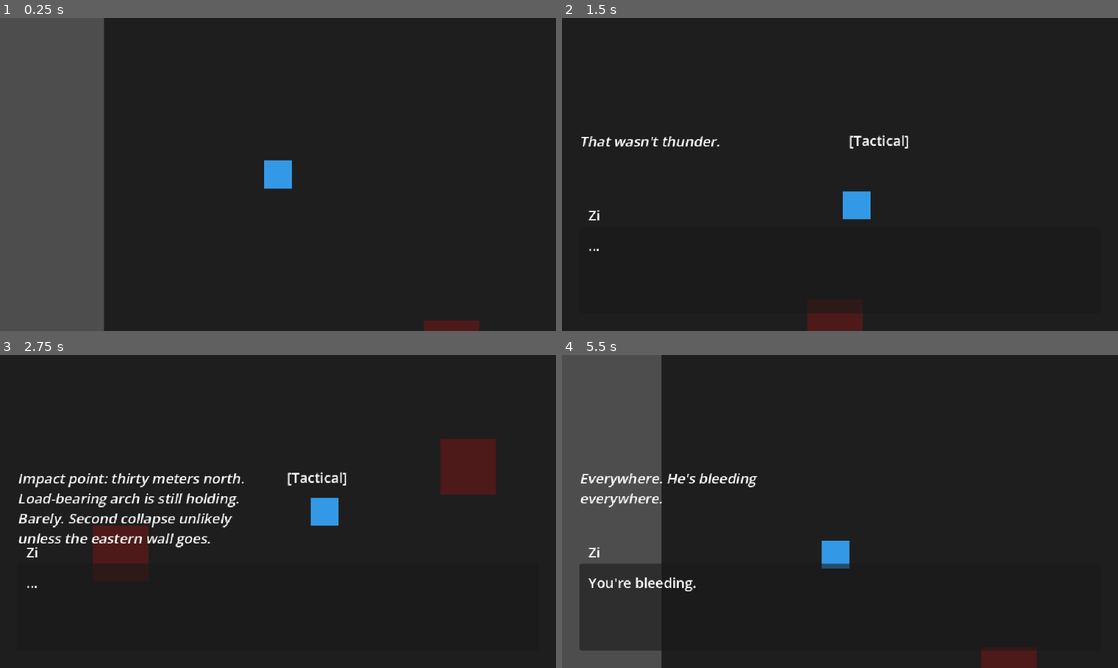
Above: before the commit, frames 1-4 (two rows, left to right).
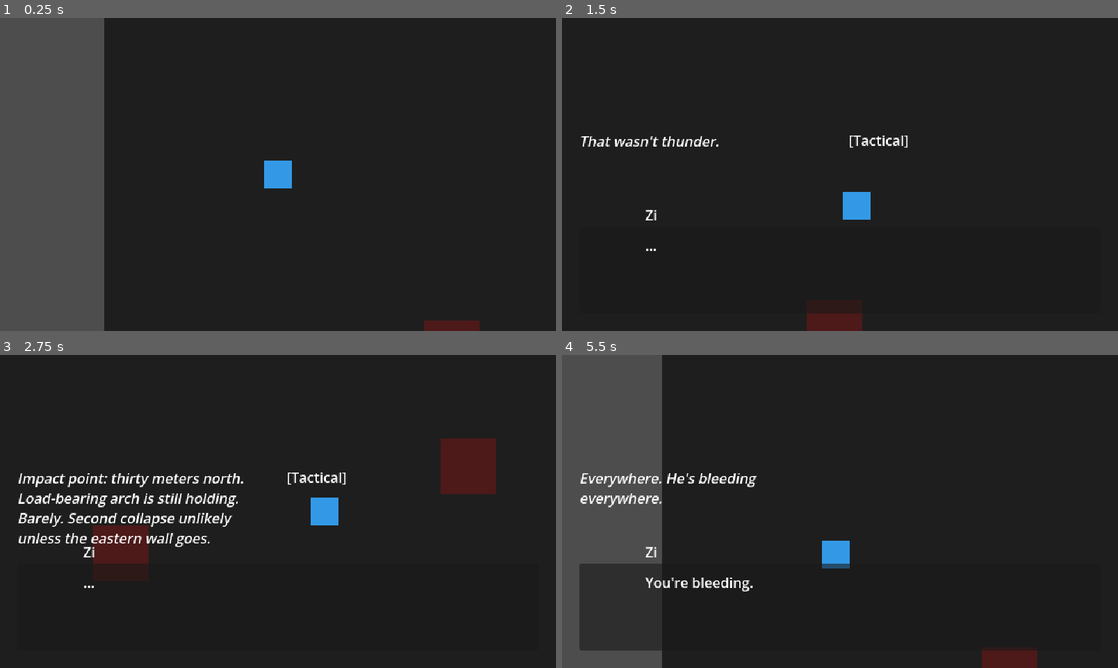
Above: after the commit, the same moments.

Repository: sheetalakadam/blink-in-the-bramble
Game: Godot game, scene res://scenes/world/NaevoriaRuins.tscn
The game is run twice, just before and just after one commit, with the same random seed, the same clock (stepped at 60 frames per second) and the same inputs.
Inputs:
- Up to frame 1 (0.25 s): no input
- Up to frame 2 (1.5 s): tap Enter (ui_accept) at 0.5, 0.77 s; hold Right (ui_right) 0.53-1.28 s; hold Down (ui_down) from 1.28 s (still down)
- Up to frame 3 (2.75 s): tap Enter (ui_accept) at 1.52 s; release Down (ui_down) at 2.03 s; hold Right (ui_right) from 2.03 s (still down)
- Up to frame 4 (5.5 s): release Right (ui_right) at 2.78 s; hold Up (ui_up) 2.78-3.53 s; tap Enter (ui_accept) at 3.02, 3.77, 4.52 s; hold Left (ui_left) 3.53-5.03 s; hold Down (ui_down) from 5.03 s (still down)

The runs differ from the first frame. In frame 1, less than 0.1% of the frame differs, in the area x 47-53%, y 45-55%; in frame 2, 0.6%; in frame 3, 2.5%, in the area x 3-90%, y 26-75%; in frame 4, 1.4%.

Commit message:
feat: add art pipeline infrastructure with TDD
Set up the asset loading pipeline for pixel art sprites, portraits,
and tilesets so custom art can be dropped in without code changes.

- SpriteLoader.gd: static helper that loads sprites/portraits/tilesets
  with graceful null fallback when files are missing
- DialogueUI portrait support: PortraitRect in DialogueBox.tscn (64x64,
  hidden by default), DialogueUI reads portrait_state from line_data
- WorldTemplate.tscn: TileMapLayer-ready base scene for future worlds
- Asset directory structure: sprites/characters, sprites/enemies,
  portraits, tilesets, audio/bgm, audio/sfx
- Fix pixel-perfect rendering: stretch mode changed from canvas_items
  to viewport
- Tests: SpriteLoader null returns, directory existence, pixel settings,
  DialogueUI portrait fallback

Co-Authored-By: Claude Opus 4.6 <noreply@anthropic.com>

Diff:
--- a/project.godot
+++ b/project.godot
@@ -39,7 +39,7 @@
 window/size/viewport_height=360
 window/size/window_width_override=1280
 window/size/window_height_override=720
-window/stretch/mode="canvas_items"
+window/stretch/mode="viewport"
 
 [rendering]
 
--- a/scenes/ui/DialogueBox.tscn
+++ b/scenes/ui/DialogueBox.tscn
@@ -18,11 +18,21 @@
 grow_horizontal = 2
 grow_vertical = 0
 
+[node name="PortraitRect" type="TextureRect" parent="MainBox"]
+visible = false
+layout_mode = 0
+offset_left = 6.0
+offset_top = 6.0
+offset_right = 70.0
+offset_bottom = 70.0
+stretch_mode = 5
+texture_filter = 0
+
 [node name="SpeakerLabel" type="Label" parent="MainBox"]
 layout_mode = 0
-offset_left = 10.0
+offset_left = 76.0
 offset_top = -25.0
-offset_right = 110.0
+offset_right = 176.0
 offset_bottom = 1.0
 text = "Speaker"
 
@@ -31,7 +41,7 @@
 anchors_preset = 15
 anchor_right = 1.0
 anchor_bottom = 1.0
-offset_left = 10.0
+offset_left = 76.0
 offset_top = 10.0
 offset_right = -10.0
 offset_bottom = -10.0
--- /dev/null
+++ b/scenes/world/WorldTemplate.tscn
@@ -0,0 +1,13 @@
+[gd_scene load_steps=2 format=3]
+
+[ext_resource type="Script" path="res://scripts/world/WorldTemplateBase.gd" id="1_script"]
+
+[node name="WorldTemplate" type="Node2D"]
+script = ExtResource("1_script")
+
+[node name="TileMapLayer" type="TileMapLayer" parent="."]
+
+[node name="PlaceholderGround" type="ColorRect" parent="."]
+offset_right = 640.0
+offset_bottom = 360.0
+color = Color(0.15, 0.15, 0.15, 1)
--- /dev/null
+++ b/scripts/systems/SpriteLoader.gd
@@ -0,0 +1,31 @@
+extends RefCounted
+class_name SpriteLoader
+
+## Loads sprite and portrait textures from the asset directories.
+## Returns null when a file is missing, allowing callers to fall back
+## to coloured-rect placeholders without crashing.
+
+const CHARACTER_SPRITE_DIR := "res://assets/sprites/characters/"
+const PORTRAIT_DIR := "res://assets/portraits/"
+const TILESET_DIR := "res://assets/tilesets/"
+
+
+static func get_character_sprite(char_name: String) -> Texture2D:
+	var path := CHARACTER_SPRITE_DIR + char_name + ".png"
+	if not ResourceLoader.exists(path):
+		return null
+	return load(path) as Texture2D
+
+
+static func get_portrait(char_name: String, state: String) -> Texture2D:
+	var path := PORTRAIT_DIR + char_name + "_" + state + ".png"
+	if not ResourceLoader.exists(path):
+		return null
+	return load(path) as Texture2D
+
+
+static func get_tileset(tileset_name: String) -> TileSet:
+	var path := TILESET_DIR + tileset_name + ".tres"
+	if not ResourceLoader.exists(path):
+		return null
+	return load(path) as TileSet
--- a/scripts/ui/DialogueUI.gd
+++ b/scripts/ui/DialogueUI.gd
@@ -4,6 +4,7 @@
 
 @onready var spoken_text: RichTextLabel = $MainBox/SpokenText
 @onready var speaker_label: Label = $MainBox/SpeakerLabel
+@onready var portrait_rect: TextureRect = $MainBox/PortraitRect
 @onready var inner_monologue: RichTextLabel = $InnerMonologue
 @onready var lens_label: Label = $LensLabel
 
@@ -18,6 +19,7 @@
 	inner_monologue.modulate.a = 0.0
 	inner_monologue.visible = false
 	lens_label.visible = false
+	portrait_rect.visible = false
 	DialogueManager.dialogue_started.connect(_on_dialogue_started)
 	DialogueManager.dialogue_ended.connect(_on_dialogue_ended)
 	DialogueManager.line_presented.connect(_on_line_presented)
@@ -35,6 +37,19 @@
 
 	# Speaker name
 	speaker_label.text = line_data.get("speaker", "???")
+
+	# Portrait display
+	var portrait_state: String = line_data.get("portrait_state", "")
+	if portrait_state != "":
+		var speaker: String = line_data.get("speaker", "").to_lower().replace(" ", "_")
+		var portrait_tex := SpriteLoader.get_portrait(speaker, portrait_state)
+		if portrait_tex:
+			portrait_rect.texture = portrait_tex
+			portrait_rect.visible = true
+		else:
+			portrait_rect.visible = false
+	else:
+		portrait_rect.visible = false
 
 	# Spoken text with typewriter effect
 	spoken_text.text = line_data.get("text", "")
--- /dev/null
+++ b/scripts/world/WorldTemplateBase.gd
@@ -0,0 +1,31 @@
+extends Node2D
+class_name WorldTemplateBase
+
+## Base script for tilemap-ready world scenes.
+##
+## Scenes can start with ColorRect placeholders during prototyping.
+## When real tilesets are ready, assign the tileset resource to
+## the TileMapLayer node and remove the placeholder ColorRects.
+##
+## Usage:
+##   1. Inherit from this scene (or duplicate WorldTemplate.tscn).
+##   2. Add your own nodes (NPCs, triggers, etc.) as children.
+##   3. When you have a tileset .tres, call setup_tilemap() or
+##      assign it directly to the TileMapLayer in the editor.
+
+@onready var tile_map_layer: TileMapLayer = $TileMapLayer
+
+
+func _ready() -> void:
+	if tile_map_layer and tile_map_layer.tile_set == null:
+		print("[WorldTemplate] No tileset assigned yet -- using placeholder visuals.")
+
+
+## Convenience: load a tileset by name via SpriteLoader and assign it.
+func setup_tilemap(tileset_name: String) -> bool:
+	var ts := SpriteLoader.get_tileset(tileset_name)
+	if ts == null:
+		push_warning("[WorldTemplate] Tileset '%s' not found." % tileset_name)
+		return false
+	tile_map_layer.tile_set = ts
+	return true
--- /dev/null
+++ b/tests/test_art_pipeline.gd
@@ -0,0 +1,116 @@
+extends Node
+
+var _tests_passed: int = 0
+var _tests_failed: int = 0
+
+
+func _ready() -> void:
+	print("[TEST_ART_PIPELINE] Starting art pipeline tests...")
+
+	_test_sprite_loader_missing_sprite()
+	_test_sprite_loader_missing_portrait()
+	_test_sprite_loader_missing_tileset()
+	_test_directory_structure()
+	_test_pixel_perfect_settings()
+	_test_dialogue_ui_missing_portrait()
+
+	print("[TEST_ART_PIPELINE] Results: %d passed, %d failed" % [_tests_passed, _tests_failed])
+	if _tests_failed == 0:
+		print("[TEST_ART_PIPELINE] SUCCESS")
+	else:
+		printerr("[TEST_ART_PIPELINE] FAILED")
+
+	if DisplayServer.get_name() == "headless":
+		get_tree().quit()
+
+
+func _assert(condition: bool, test_name: String) -> void:
+	if condition:
+		_tests_passed += 1
+		print("[TEST_ART_PIPELINE] PASS: ", test_name)
+	else:
+		_tests_failed += 1
+		printerr("[TEST_ART_PIPELINE] FAIL: ", test_name)
+
+
+# --- SpriteLoader unit tests ---
+
+func _test_sprite_loader_missing_sprite() -> void:
+	var tex := SpriteLoader.get_character_sprite("nonexistent_character")
+	_assert(tex == null, "get_character_sprite returns null for missing file")
+
+
+func _test_sprite_loader_missing_portrait() -> void:
+	var tex := SpriteLoader.get_portrait("nonexistent_character", "neutral")
+	_assert(tex == null, "get_portrait returns null for missing file")
+
+
+func _test_sprite_loader_missing_tileset() -> void:
+	var ts := SpriteLoader.get_tileset("nonexistent_tileset")
+	_assert(ts == null, "get_tileset returns null for missing file")
+
+
+# --- Directory structure ---
+
+func _test_directory_structure() -> void:
+	var dirs := [
+		"res://assets/sprites/characters",
+		"res://assets/sprites/enemies",
+		"res://assets/portraits",
+		"res://assets/tilesets",
+		"res://assets/audio/bgm",
+		"res://assets/audio/sfx",
+	]
+	for dir_path in dirs:
+		var exists := DirAccess.dir_exists_absolute(dir_path)
+		_assert(exists, "Directory exists: " + dir_path)
+
+
+# --- Pixel-perfect rendering settings ---
+
+func _test_pixel_perfect_settings() -> void:
+	var filter := ProjectSettings.get_setting("rendering/textures/canvas_textures/default_texture_filter")
+	_assert(filter == 0, "Texture filter is nearest-neighbor (0)")
+
+	var stretch_mode := ProjectSettings.get_setting("display/window/stretch/mode")
+	_assert(stretch_mode == "viewport", "Stretch mode is 'viewport' for pixel-perfect rendering")
+
+
+# --- DialogueUI portrait graceful fallback ---
+
+func _test_dialogue_ui_missing_portrait() -> void:
+	# Get the DialogueUI instance from the scene tree
+	var dialogue_ui = get_node_or_null("DialogueBox")
+	if dialogue_ui == null:
+		_assert(false, "DialogueUI node not found in test scene")
+		return
+
+	# Get portrait rect
+	var portrait_rect = dialogue_ui.get_node_or_null("MainBox/PortraitRect")
+	if portrait_rect == null:
+		_assert(false, "PortraitRect node not found in DialogueUI")
+		return
+
+	# Simulate presenting a line with a portrait_state but no actual portrait file
+	var line_data := {
+		"speaker": "TestSpeaker",
+		"text": "Hello, world!",
+		"portrait_state": "neutral",
+	}
+
+	# Call _on_line_presented directly (it's connected to the signal normally)
+	dialogue_ui._on_line_presented(line_data)
+
+	# Portrait should be hidden since the file doesn't exist
+	_assert(not portrait_rect.visible, "PortraitRect hidden when portrait file is missing")
+
+	# Now test with no portrait_state at all
+	var line_data_no_portrait := {
+		"speaker": "TestSpeaker",
+		"text": "No portrait line.",
+	}
+	dialogue_ui._on_line_presented(line_data_no_portrait)
+	_assert(not portrait_rect.visible, "PortraitRect hidden when no portrait_state in line_data")
+
+	# Verify no crash occurred
+	_assert(true, "DialogueUI handles missing portrait without crash")
--- /dev/null
+++ b/tests/test_art_pipeline.tscn
@@ -0,0 +1,9 @@
+[gd_scene load_steps=3 format=3]
+
+[ext_resource type="Script" path="res://tests/test_art_pipeline.gd" id="1_test_script"]
+[ext_resource type="PackedScene" path="res://scenes/ui/DialogueBox.tscn" id="2_dialogue_box"]
+
+[node name="TestArtPipeline" type="Node"]
+script = ExtResource("1_test_script")
+
+[node name="DialogueBox" parent="." instance=ExtResource("2_dialogue_box")]
Not shown, added: assets/audio/bgm/.gdkeep
Not shown, added: assets/audio/sfx/.gdkeep
Not shown, added: assets/portraits/.gdkeep
Not shown, added: assets/sprites/characters/.gdkeep
Not shown, added: assets/sprites/enemies/.gdkeep
Not shown, added: assets/tilesets/.gdkeep
